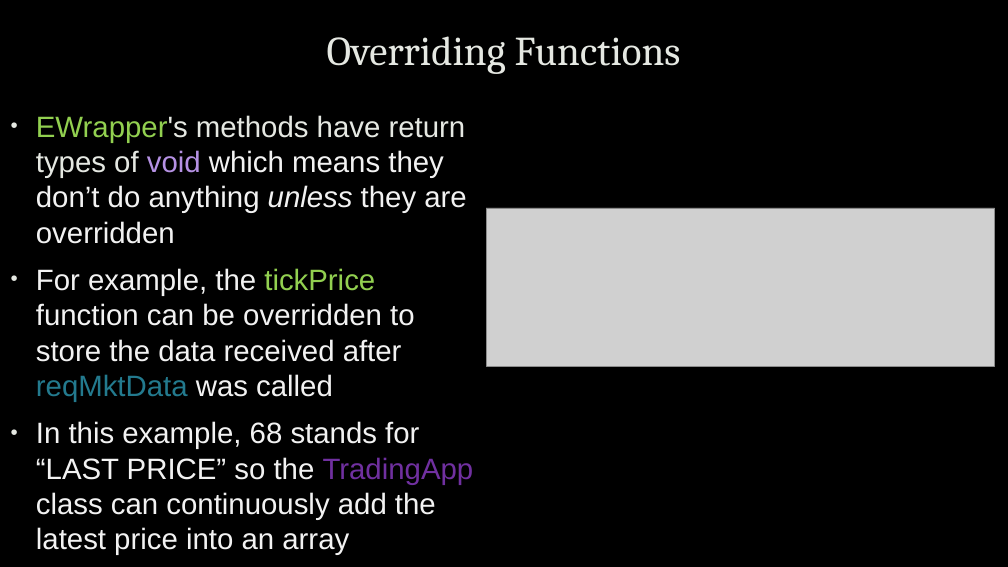
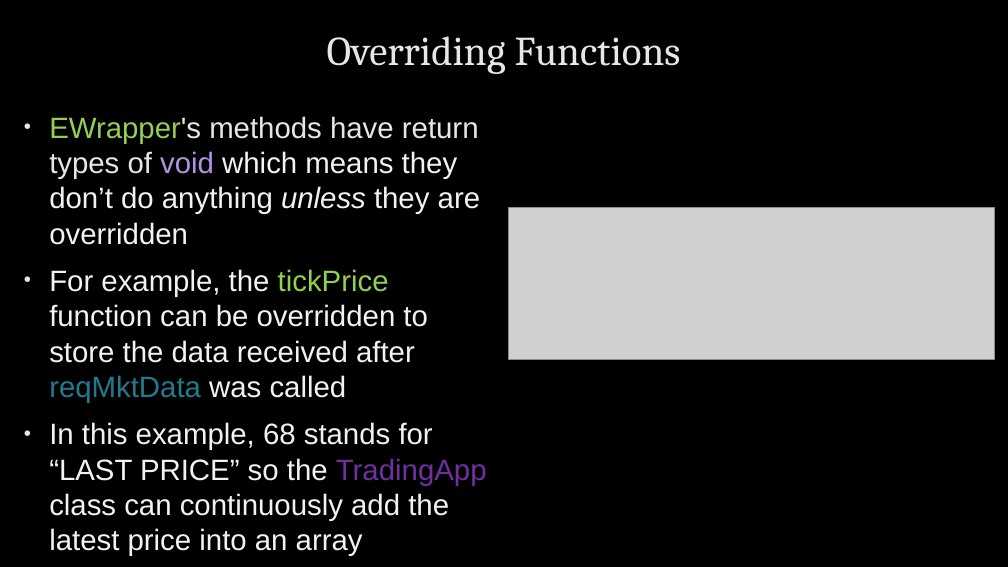
Before and after one commit to mkralis123/IB-API-Trading-System, a slide deck: slide 4 of IB API Trading System.pptx. Drawn at 1008x567 pixels with LibreOffice and Linux fonts; fonts in the diff are those of the drawing; grey boxes stand for pictures; background and template pictures are left out. Boxes give left, top, right and bottom in pixels: in the first picture for what was removed or moved away, otherwise in the second. Text is boxed around its words. In the diff, an @@ line names an element or a change of style, - is before the commit and + after.

```diff
--- a/IB API Trading System.pptx
+++ b/IB API Trading System.pptx
@@ text "EWrapper's methods have return types ..." moved from (x1=36, y1=115, x2=474, y2=555) to (x1=49, y1=116, x2=487, y2=556) @@
@@ picture resized from (x1=486, y1=208, x2=995, y2=366) to (x1=509, y1=208, x2=995, y2=359) @@
```
Also in this commit, not shown: 4 other slides changed, 1 slide added.
